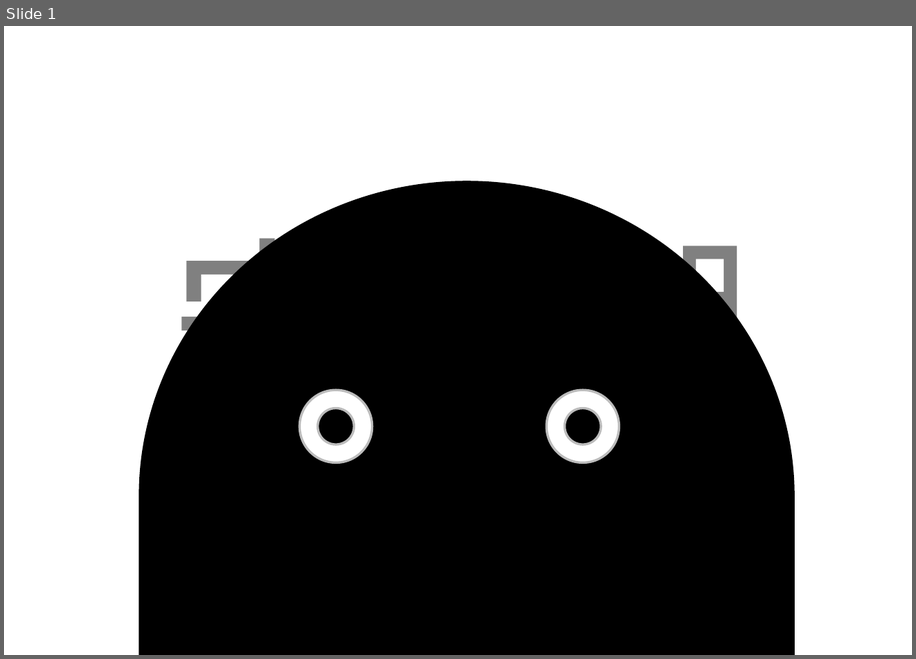
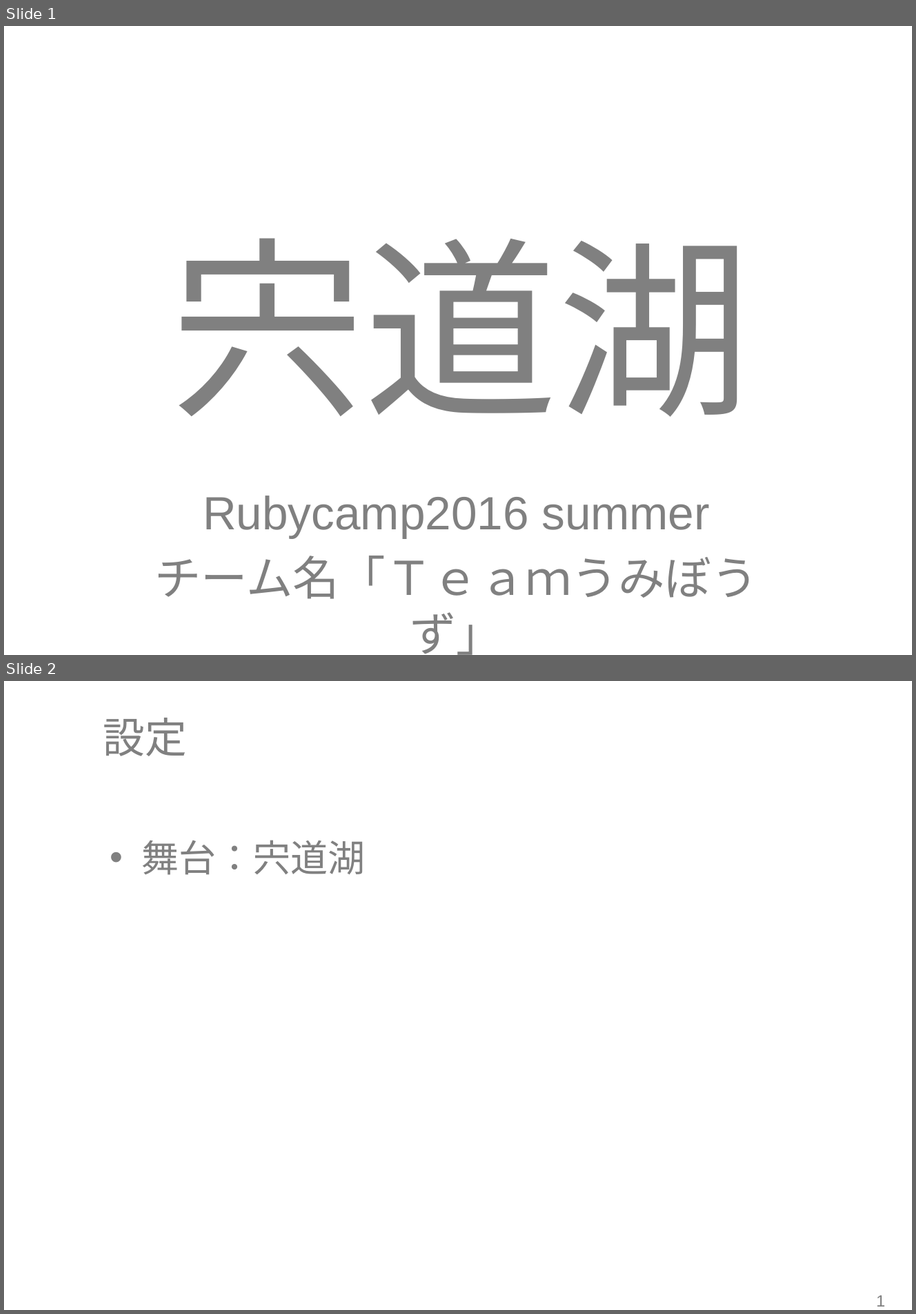
Before and after one commit to RubyCamp/rc2016s_g6, a slide deck: shinziko.pptx. Shown one above the other, each under a label of ours: slide 1 before the commit, slides 1 and 2 after it. The pictures are 916x659 and 916x1314 pixels, drawn with LibreOffice and Linux fonts; fonts in the diff are those of the drawing; background and template pictures are left out. Boxes give left, top, right and bottom in pixels: in the first picture for what was removed or moved away, otherwise in the second. Text is boxed around its words. In the diff, an @@ line names an element or a change of style, - is before the commit and + after.

```diff
--- a/shinziko.pptx
+++ b/shinziko.pptx
@@ slide 2 added at box(4, 681, 912, 1310), background #FFFFFF @@
@@ title added at box(103, 718, 187, 756), 36 pt, text #808080 @@
+設定
@@ text added at box(141, 840, 365, 875), 32 pt, text #808080 @@
+• 舞台：宍道湖
@@ page number added at box(876, 1295, 885, 1306), 14 pt, text #808080 @@
+1
@@ slide 1 changed as well @@
@@ flow chart delay removed at box(140, 183, 794, 655) @@
@@ donut removed at box(300, 390, 373, 463) @@
@@ donut removed at box(546, 390, 619, 463) @@
@@ subtitle at box(154, 495, 757, 655): text changed @@
-Ｔｅａｍうみぼうず
+Rubycamp2016 summer
+チーム名「Ｔｅａｍうみぼうず」
```
Also in this commit, not shown: 3 other slides changed, 6 other slides added.
